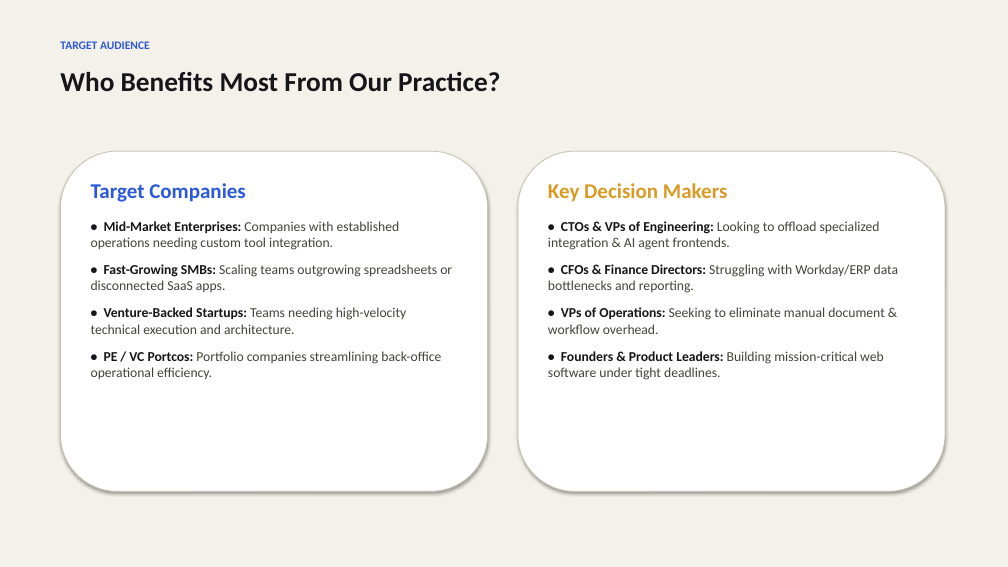
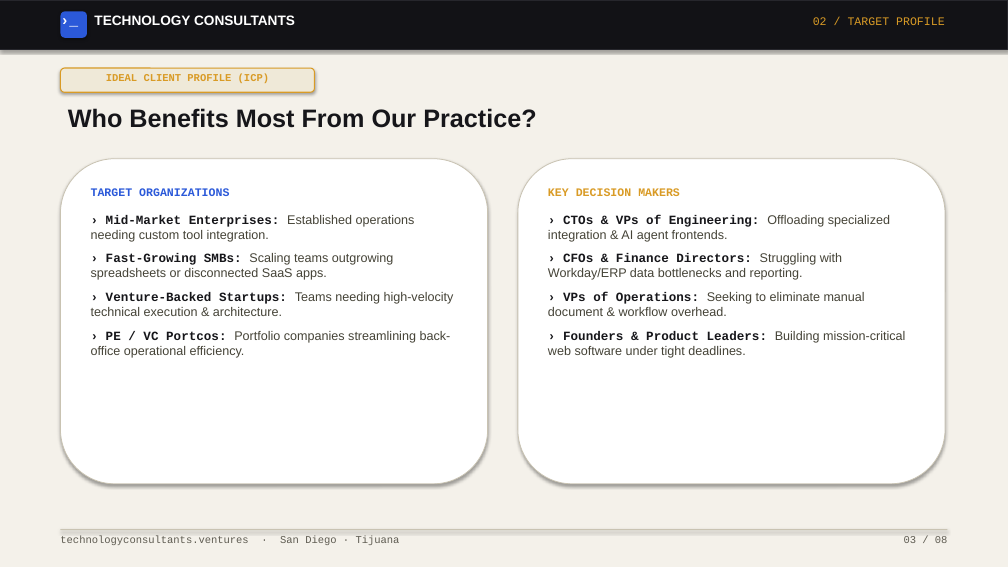
Before and after one commit to rguido198/TechnologyConsultantsVentures, a slide deck: slide 3 of Technology_Consultants_Who_to_Send_My_Way.pptx. Drawn at 1008x567 pixels with LibreOffice and Linux fonts; fonts in the diff are those of the drawing. Boxes give left, top, right and bottom in pixels: in the first picture for what was removed or moved away, otherwise in the second. Text is boxed around its words. In the diff, an @@ line names an element or a change of style, - is before the commit and + after.

Commit message:
Redesign PowerPoint presentations to match design.md website UI, nav header, terminal components, and design tokens

```diff
--- a/Technology_Consultants_Who_to_Send_My_Way.pptx
+++ b/Technology_Consultants_Who_to_Send_My_Way.pptx
@@ rectangle added at box(0, 0, 1008, 49), fill #121216, outline #26262C 1 pt @@
@@ rounded rectangle added at box(60, 11, 87, 38), fill #2B59D9 @@
@@ text added at box(60, 11, 87, 37), 14 pt, text #FFFFFF, bold @@
+›_
@@ text added at box(94, 15, 295, 25), 13 pt, text #FFFFFF, bold @@
+TECHNOLOGY CONSULTANTS
@@ text added at box(813, 17, 945, 25), 11 pt, text #D99B26 @@
+02 / TARGET PROFILE
@@ text removed at box(60, 41, 150, 49) @@
-TARGET AUDIENCE
@@ rounded rectangle added at box(60, 68, 315, 92), fill #EFE9D8, outline #D99B26 1 pt @@
@@ text added at box(106, 74, 269, 83), 10 pt, text #D99B26, bold @@
+IDEAL CLIENT PROFILE (ICP)
@@ text "Who Benefits Most From Our ...": place and size @@
-text "Who Benefits Most From Our ..." at box(60, 72, 500, 92)
+text "Who Benefits Most From Our ..." at box(68, 108, 536, 128)
@@ text "Who Benefits Most From Our ..." at box(68, 108, 536, 128): size 26 to 24 pt, font Calibri to Arial @@
@@ rounded rectangle: place and size @@
-rounded rectangle at box(60, 151, 488, 492)
+rounded rectangle at box(60, 159, 488, 484)
@@ rounded rectangle: place and size @@
-rounded rectangle at box(518, 151, 945, 492)
+rounded rectangle at box(518, 159, 945, 484)
@@ text at box(91, 188, 454, 358): text changed; size 13 to 12 pt; font Calibri to Arial @@
-Target Companies
-• Mid-Market Enterprises: Companies with established operations needing custom tool integration.
-• Fast-Growing SMBs: Scaling teams outgrowing spreadsheets or disconnected SaaS apps.
-• Venture-Backed Startups: Teams needing high-velocity technical execution and architecture.
-• PE / VC Portcos: Portfolio companies streamlining back-office operational efficiency.
+TARGET ORGANIZATIONS
+› Mid-Market Enterprises: Established operations needing custom tool integration.
+› Fast-Growing SMBs: Scaling teams outgrowing spreadsheets or disconnected SaaS apps.
+› Venture-Backed Startups: Teams needing high-velocity technical execution & architecture.
+› PE / VC Portcos: Portfolio companies streamlining back-office operational efficiency.
@@ text at box(548, 188, 905, 358): text changed; size 13 to 12 pt; font Calibri to Arial @@
-Key Decision Makers
-• CTOs & VPs of Engineering: Looking to offload specialized integration & AI agent frontends.
-• CFOs & Finance Directors: Struggling with Workday/ERP data bottlenecks and reporting.
-• VPs of Operations: Seeking to eliminate manual document & workflow overhead.
-• Founders & Product Leaders: Building mission-critical web software under tight deadlines.
+KEY DECISION MAKERS
+› CTOs & VPs of Engineering: Offloading specialized integration & AI agent frontends.
+› CFOs & Finance Directors: Struggling with Workday/ERP data bottlenecks and reporting.
+› VPs of Operations: Seeking to eliminate manual document & workflow overhead.
+› Founders & Product Leaders: Building mission-critical web software under tight deadlines.
@@ rectangle added at box(60, 529, 948, 530), fill #C9C3B2 @@
@@ text added at box(60, 536, 400, 545), 10 pt, text #5F5C52 @@
+technologyconsultants.ventures · San Diego · Tijuana
@@ text added at box(904, 536, 948, 543), 10 pt, text #5F5C52 @@
+03 / 08
```
Also in this commit, not shown: 7 other slides changed, 1 other file.
